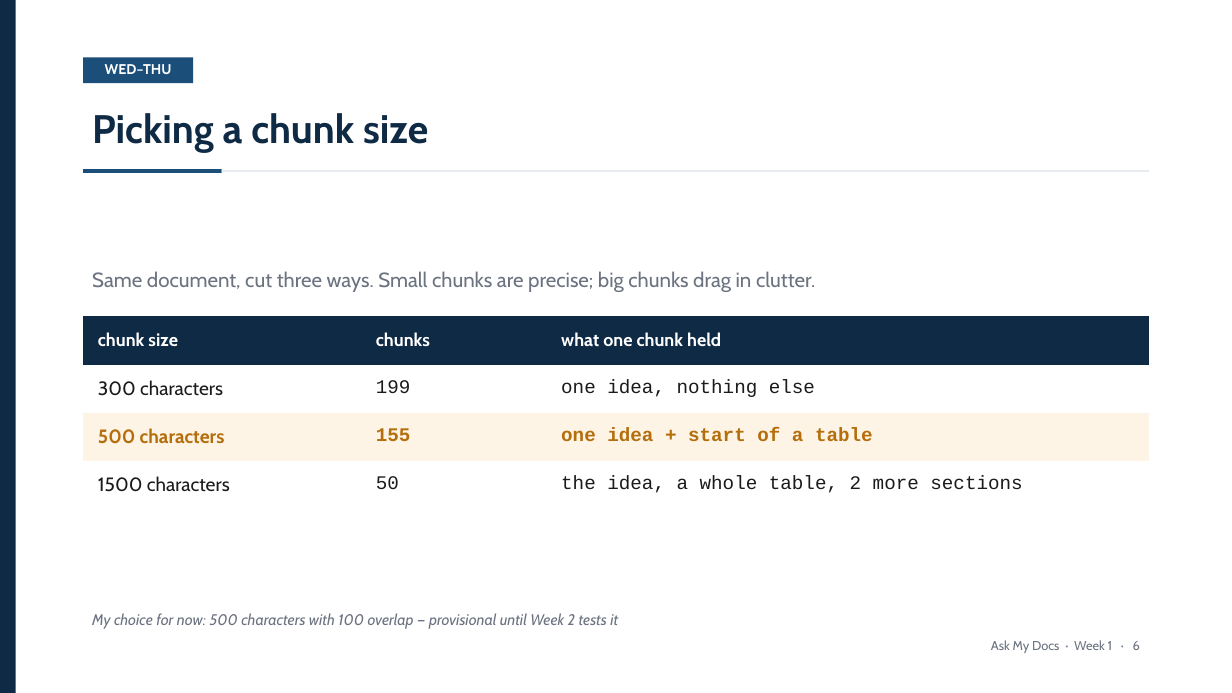
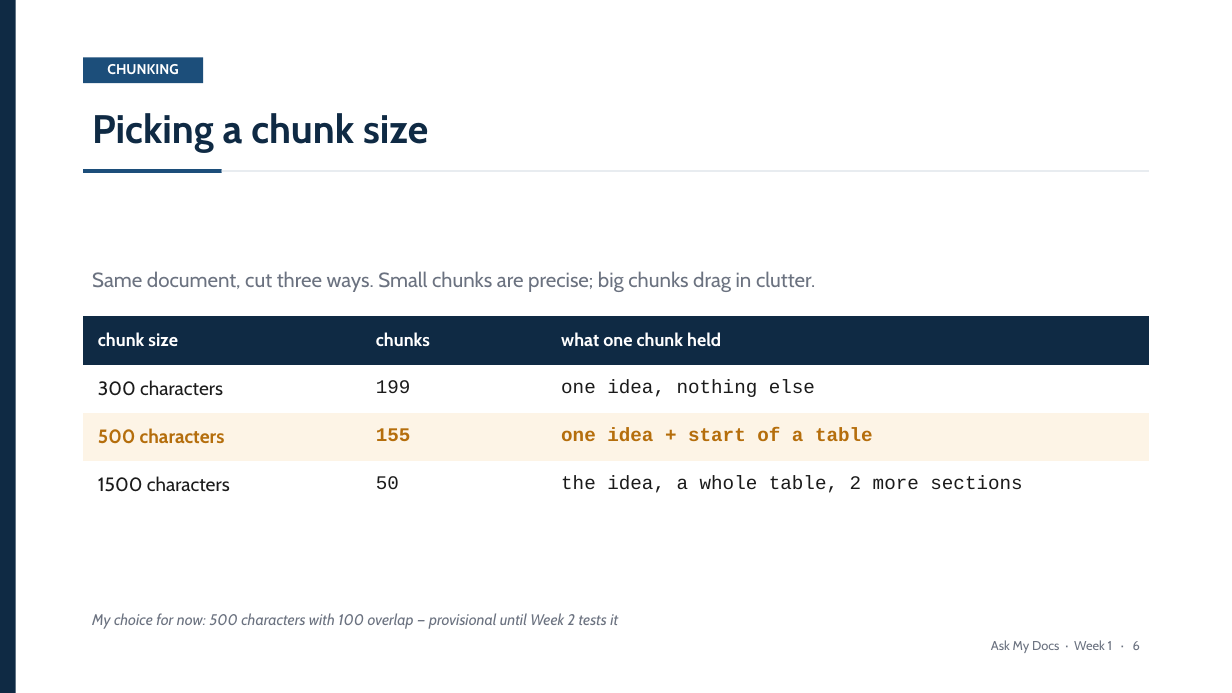
Before and after one commit to Iddrisusalima/ask-my-docs, a slide deck: slide 7 of presentation/week1-review.pptx. Drawn at 1232x693 pixels with LibreOffice and Linux fonts; fonts in the diff are those of the drawing. Boxes give left, top, right and bottom in pixels: in the first picture for what was removed or moved away, otherwise in the second. Text is boxed around its words. In the diff, an @@ line names an element or a change of style, - is before the commit and + after.

```diff
--- a/presentation/week1-review.pptx
+++ b/presentation/week1-review.pptx
@@ rectangle: place and size @@
-rectangle at <box>83,57,193,83</box>
+rectangle at <box>83,57,203,83</box>
@@ text at <box>107,64,178,74</box>: text changed @@
-WED–THU
+CHUNKING
```
Also in this commit, not shown: 5 other slides changed, 2 other files.
